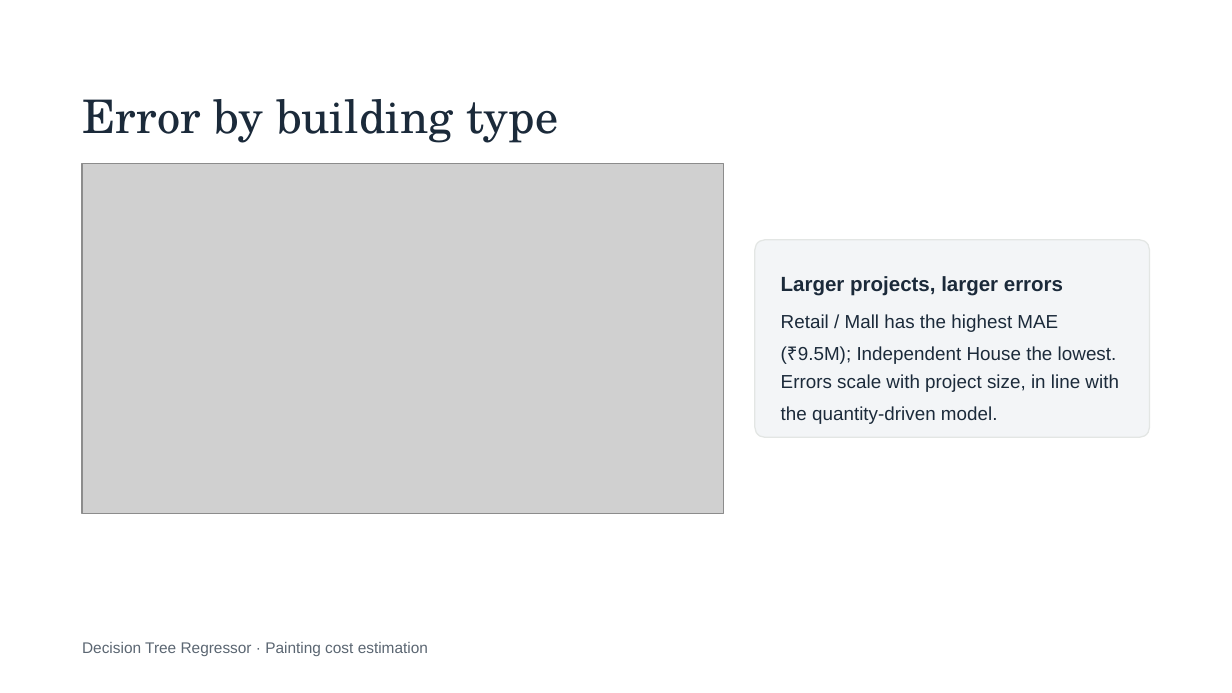
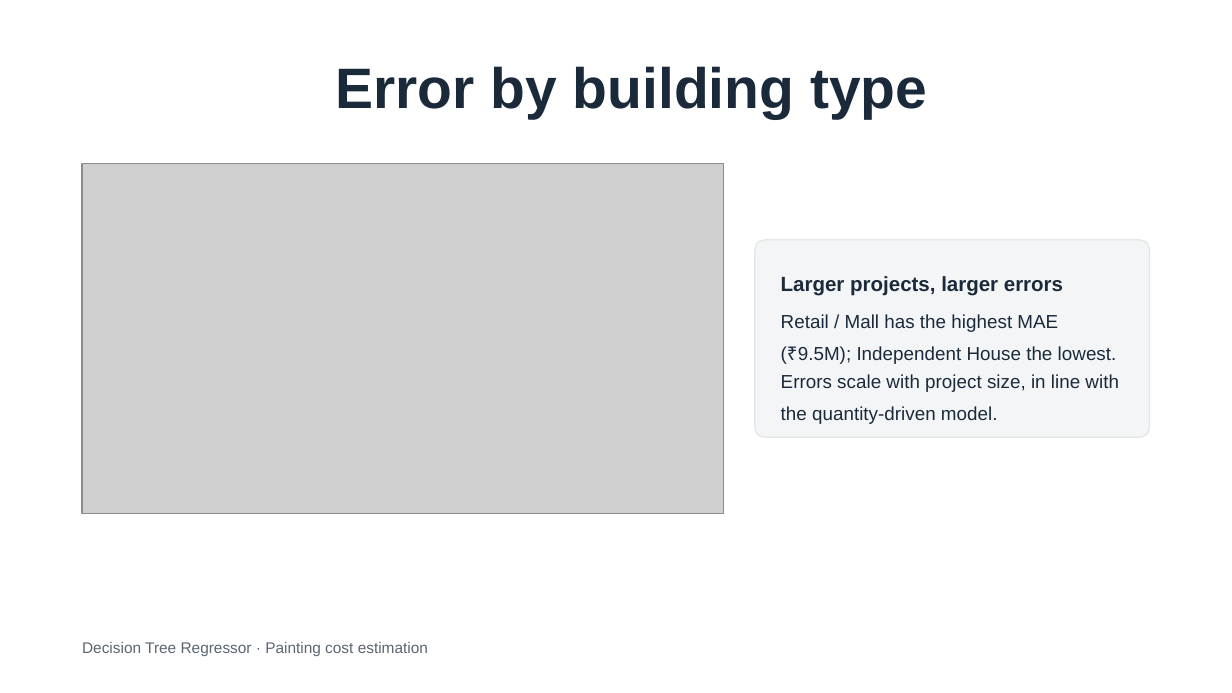
Before and after one commit to Goutam363/painting-cost-prediction, a slide deck: slide 14 of ML_Project_9_Group_3_Presentation.pptx. Drawn at 1232x693 pixels with LibreOffice and Linux fonts; fonts in the diff are those of the drawing; grey boxes stand for pictures. Boxes give left, top, right and bottom in pixels: in the first picture for what was removed or moved away, otherwise in the second. Text is boxed around its words. In the diff, an @@ line names an element or a change of style, - is before the commit and + after.

Commit message:
aligned text in the presentation

```diff
--- a/ML_Project_9_Group_3_Presentation.pptx
+++ b/ML_Project_9_Group_3_Presentation.pptx
@@ title "Error by building type": place and size @@
-title "Error by building type" at [82, 99, 558, 143]
+title "Error by building type" at [335, 66, 927, 118]
@@ title "Error by building type" at [335, 66, 927, 118]: size 27 to 33.3 pt, font TeX Gyre Schola to Arial, bold on; alignment left to centre @@
```
Also in this commit, not shown: 7 other slides changed.
